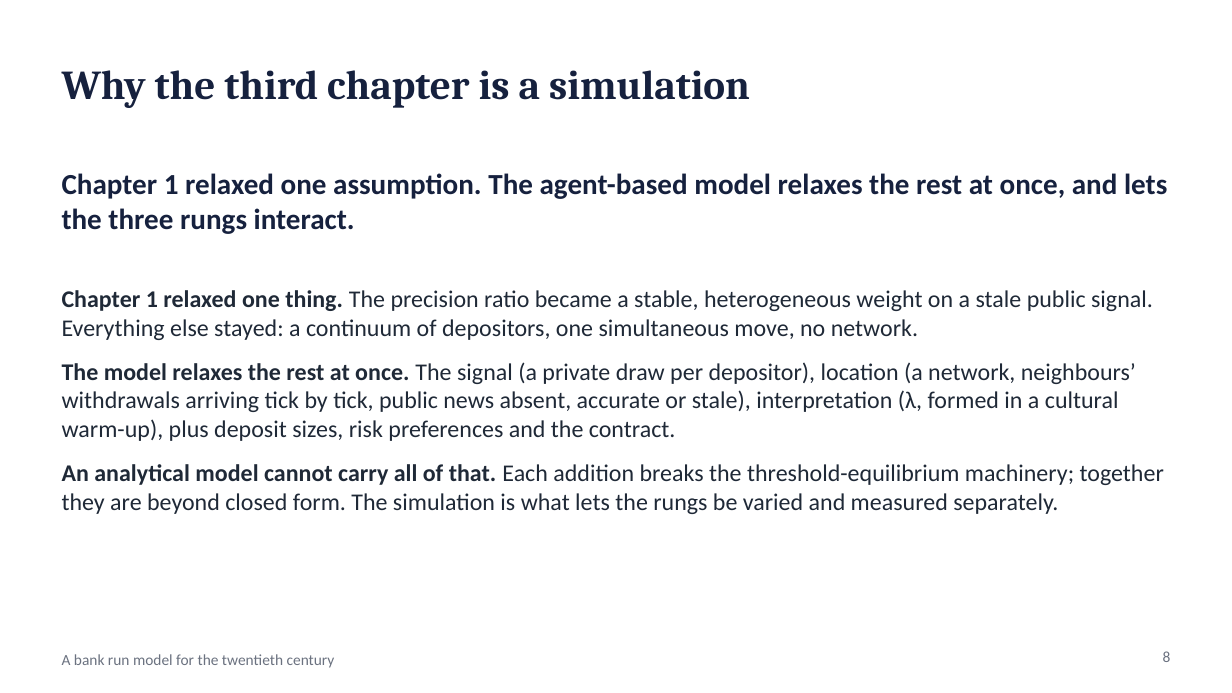
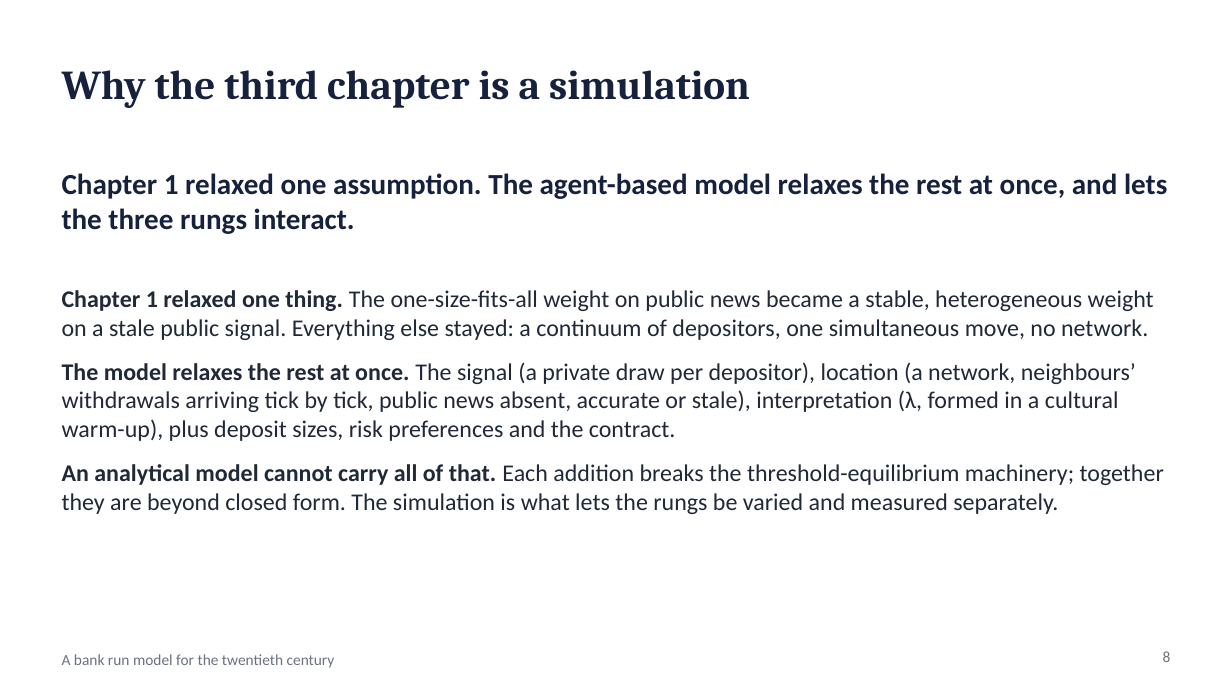
Before and after one commit to wlstover/BankRuns5, a slide deck: slide 8 of docs/deck_2026-10-26_seminar.pptx. Drawn at 1232x693 pixels with LibreOffice and Linux fonts; fonts in the diff are those of the drawing. Boxes give left, top, right and bottom in pixels: in the first picture for what was removed or moved away, otherwise in the second. Text is boxed around its words. In the diff, an @@ line names an element or a change of style, - is before the commit and + after.

```diff
--- a/docs/deck_2026-10-26_seminar.pptx
+++ b/docs/deck_2026-10-26_seminar.pptx
@@ text at <box>62,290,1154,340</box>: text changed @@
-• Chapter 1 relaxed one thing. The precision ratio became a stable, heterogeneous weight on a stale public signal. Everything else stayed: a continuum of depositors, one simultaneous move, no network.
+• Chapter 1 relaxed one thing. The one-size-fits-all weight on public news became a stable, heterogeneous weight on a stale public signal. Everything else stayed: a continuum of depositors, one simultaneous move, no network.
```
Also in this commit, not shown: 2 other files.
